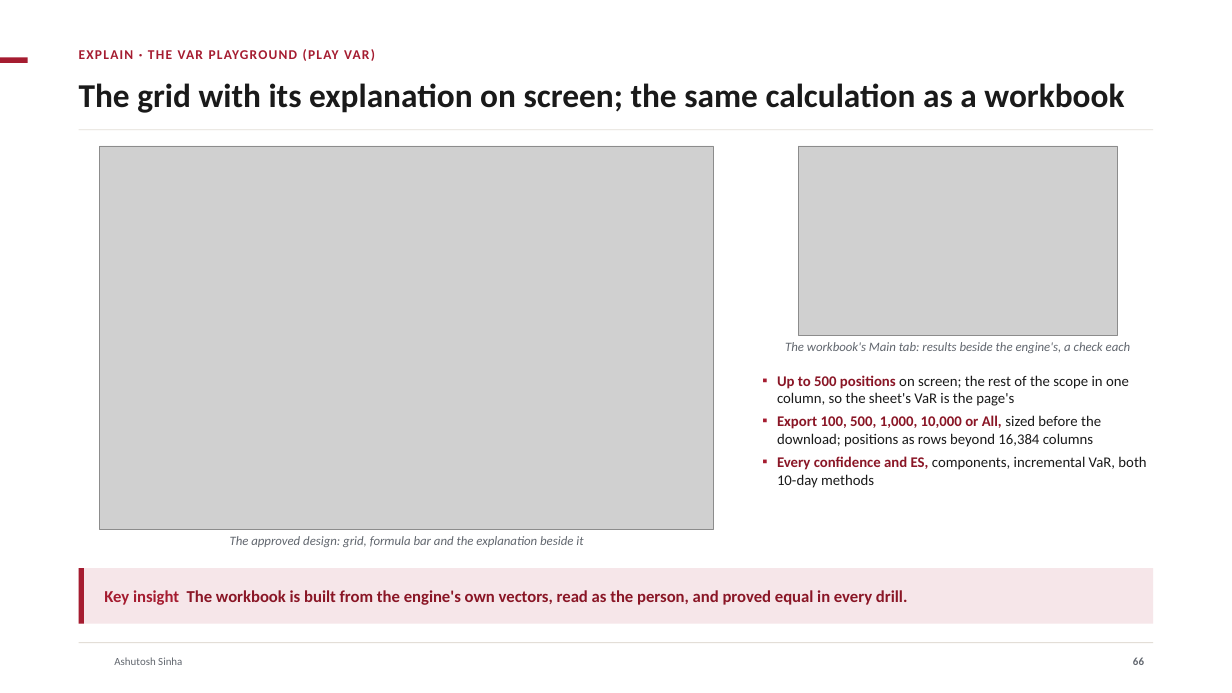
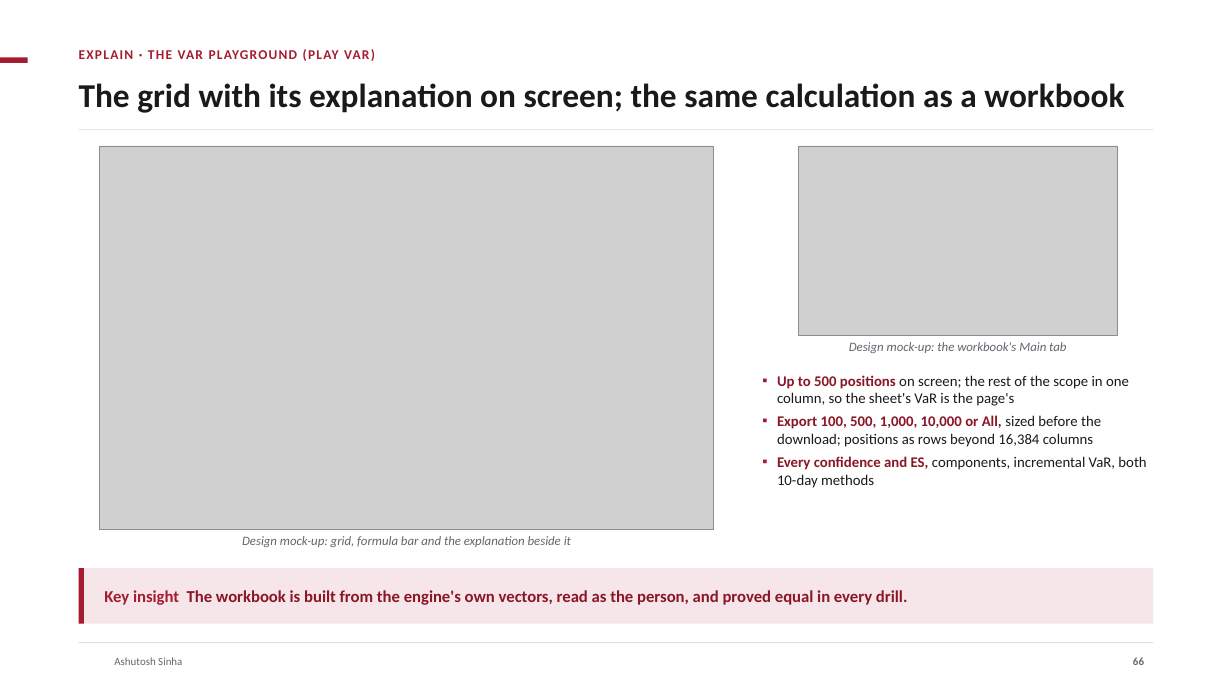
Before and after one commit to ajsinha/drishti, a slide deck: slide 66 of docs/publications/Drishti-Design-and-Evidence.pptx. Drawn at 1232x693 pixels with LibreOffice and Linux fonts; fonts in the diff are those of the drawing; grey boxes stand for pictures; background and template pictures are left out. Boxes give left, top, right and bottom in pixels: in the first picture for what was removed or moved away, otherwise in the second. Text is boxed around its words. In the diff, an @@ line names an element or a change of style, - is before the commit and + after.

Commit message:
Decks: Design-and-Evidence without status pills; the phone tiers and lens menus on the real phone captures; no picture disagrees with its slide (live period statistics and the reports list, real captures for the Risk, Trading, Market and World cases, mock-ups captioned as such with no figures they could contradict); each bank EPE dated; chapter names clear of their numbers

```diff
--- a/docs/publications/Drishti-Design-and-Evidence.pptx
+++ b/docs/publications/Drishti-Design-and-Evidence.pptx
@@ text at [849,342,1066,353]: text changed @@
-The workbook's Main tab: results beside the engine's, a check each
+Design mock-up: the workbook's Main tab
@@ text at [242,536,571,547]: text changed @@
-The approved design: grid, formula bar and the explanation beside it
+Design mock-up: grid, formula bar and the explanation beside it
```
Also in this commit, not shown: 35 other slides changed, 1 other file.
